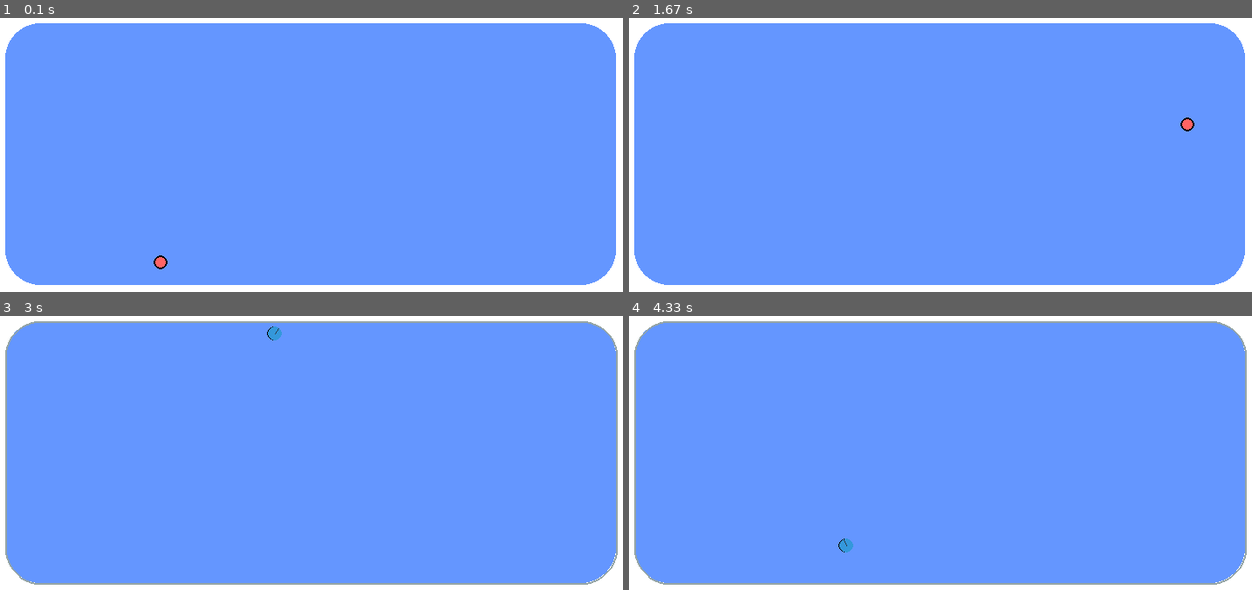
Above: before the commit, frames 1-4 (two rows, left to right).
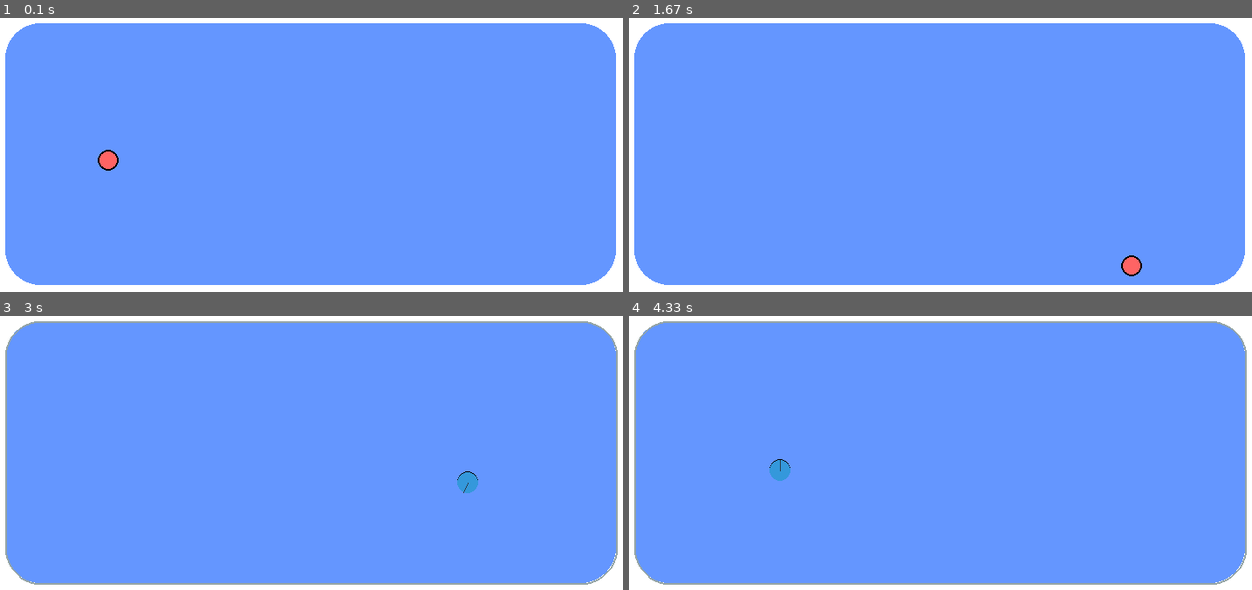
Above: after the commit, the same moments.

Repository: bsord/air-hockey-rl
Game: pygame game, started from physics_pygame_env.py
Two runs of this game, one before a commit and one after it. Both use one fixed random seed, a clock stepped at 60 frames per second and the inputs below.
Inputs:
- Up to frame 1 (0.1 s): no input
- Up to frame 2 (1.67 s): hold M 0.33-0.8 s
- Up to frame 3 (3 s): tap D at 1.83 s
- Up to frame 4 (4.33 s): tap Space at 3.17, 3.57, 3.87, 4.07 s

The runs differ from the first frame. In frame 1, 0.3% of the frame differs, in the area x 15-27%, y 48-92%; in frame 2, 0.3%; in frame 3, 0.3%, in the area x 42-77%, y 3-65%; in frame 4, 0.3%.

Commit message:
pre-refactor

Diff:
--- a/physics_pygame_env.py
+++ b/physics_pygame_env.py
@@ -5,14 +5,19 @@
 import sys
 
 class PhysicsAirHockeyEnv:
-    def __init__(self, width=800, height=400):
+    def __init__(self, width=800, height=400, maximize_window=False):
         pygame.init()
 
         # Screen setup
         self.width = width
         self.height = height
-        self.screen = pygame.display.set_mode((width, height))
+        self.screen = pygame.display.set_mode((width, height), pygame.RESIZABLE)
         pygame.display.set_caption("Physics Air Hockey Environment")
+
+        # Maximize if requested
+        if maximize_window:
+            from pygame._sdl2 import Window
+            Window.from_display_module().maximize()
 
         # Colors
         self.WHITE = (255, 255, 255)
@@ -112,9 +117,9 @@
 
     def create_ball(self):
         """Create the ball with physics properties"""
-        # Ball properties
+        # Ball properties - realistic air hockey puck size
         mass = 1
-        radius = 8
+        radius = 12  # Increased from 8 to match real air hockey proportions
 
         # Create ball body and shape
         inertia = pymunk.moment_for_circle(mass, 0, radius, (0, 0))
@@ -132,18 +137,18 @@
         self.space.add(self.ball_body, self.ball_shape)
 
     def reset_ball(self):
-        """Reset ball position along bottom wall to roll around the corner"""
-        # Position ball along the bottom wall, a bit away from the center
-        bottom_wall_y = self.table_y + self.table_height - 15  # Just above the bottom wall
-        start_x = self.table_x + self.corner_radius + 100  # Start partway along the bottom
-
-        self.ball_body.position = start_x, bottom_wall_y
-
-        # Set velocity to move toward the right corner at a shallow angle
-        speed = 400  # Increased speed for better visibility
-
-        # Angle toward the right curved corner - shallow angle to roll around
-        angle = math.radians(-15)  # Slightly upward angle toward the right corner
+        """Reset ball position to move toward bottom-right corner"""
+        # Position ball in the middle-left area of the table
+        start_x = self.table_x + self.corner_radius + 50  # Left side of table
+        start_y = self.table_y + self.table_height // 2   # Middle height
+
+        self.ball_body.position = start_x, start_y
+
+        # Set velocity to move toward the bottom-right corner
+        speed = 300  # Moderate speed for good observation
+
+        # Angle toward the bottom-right corner (shallow downward angle)
+        angle = math.radians(15)  # 15 degrees downward toward bottom-right
 
         vx = speed * math.cos(angle)
         vy = speed * math.sin(angle)
@@ -186,8 +191,8 @@
     def draw_ball(self):
         """Draw the ball"""
         pos = int(self.ball_body.position.x), int(self.ball_body.position.y)
-        pygame.draw.circle(self.screen, self.RED, pos, 8)
-        pygame.draw.circle(self.screen, self.BLACK, pos, 8, 2)
+        pygame.draw.circle(self.screen, self.RED, pos, 12)  # Increased from 8 to match physics
+        pygame.draw.circle(self.screen, self.BLACK, pos, 12, 2)
 
     def handle_events(self):
         """Handle pygame events"""
@@ -202,6 +207,14 @@
                 elif event.key == pygame.K_d:
                     # Toggle debug drawing
                     self.debug_draw = not getattr(self, 'debug_draw', False)
+                elif event.key == pygame.K_m:
+                    # Toggle window maximization
+                    from pygame._sdl2 import Window
+                    window = Window.from_display_module()
+                    if self.screen.get_size() == (self.width, self.height):
+                        window.maximize()
+                    else:
+                        window.restore()
 
     def run(self):
         """Main game loop"""
@@ -213,14 +226,32 @@
             # Step physics
             self.space.step(dt)
 
-            # Draw everything
-            self.screen.fill(self.WHITE)
-            self.draw_table()
-            self.draw_ball()
-
-            # Optional debug drawing (press 'D' to toggle)
-            if getattr(self, 'debug_draw', False):
-                self.space.debug_draw(self.draw_options)
+            # Simple scaling: render at fixed size, then scale to window
+            window_size = self.screen.get_size()
+            if window_size != (self.width, self.height):
+                # Render to temp surface at original size, then scale
+                temp_surface = pygame.Surface((self.width, self.height))
+                temp_surface.fill(self.WHITE)
+
+                # Draw to temp surface (reuse existing draw methods)
+                old_screen = self.screen
+                self.screen = temp_surface
+                self.draw_table()
+                self.draw_ball()
+                if getattr(self, 'debug_draw', False):
+                    self.space.debug_draw(self.draw_options)
+                self.screen = old_screen
+
+                # Scale and display
+                scaled = pygame.transform.scale(temp_surface, window_size)
+                self.screen.blit(scaled, (0, 0))
+            else:
+                # Direct rendering at original size
+                self.screen.fill(self.WHITE)
+                self.draw_table()
+                self.draw_ball()
+                if getattr(self, 'debug_draw', False):
+                    self.space.debug_draw(self.draw_options)
 
             pygame.display.flip()
             self.clock.tick(60)
@@ -230,12 +261,13 @@
 
 def main():
     """Main function"""
-    env = PhysicsAirHockeyEnv()
+    env = PhysicsAirHockeyEnv(maximize_window=False)
     print("Physics Air Hockey Environment")
     print("Controls:")
     print("- ESC: Quit")
     print("- SPACE: Reset ball")
     print("- D: Toggle debug physics drawing")
+    print("- M: Toggle window maximize/restore")
     env.run()
 
 if __name__ == "__main__":
